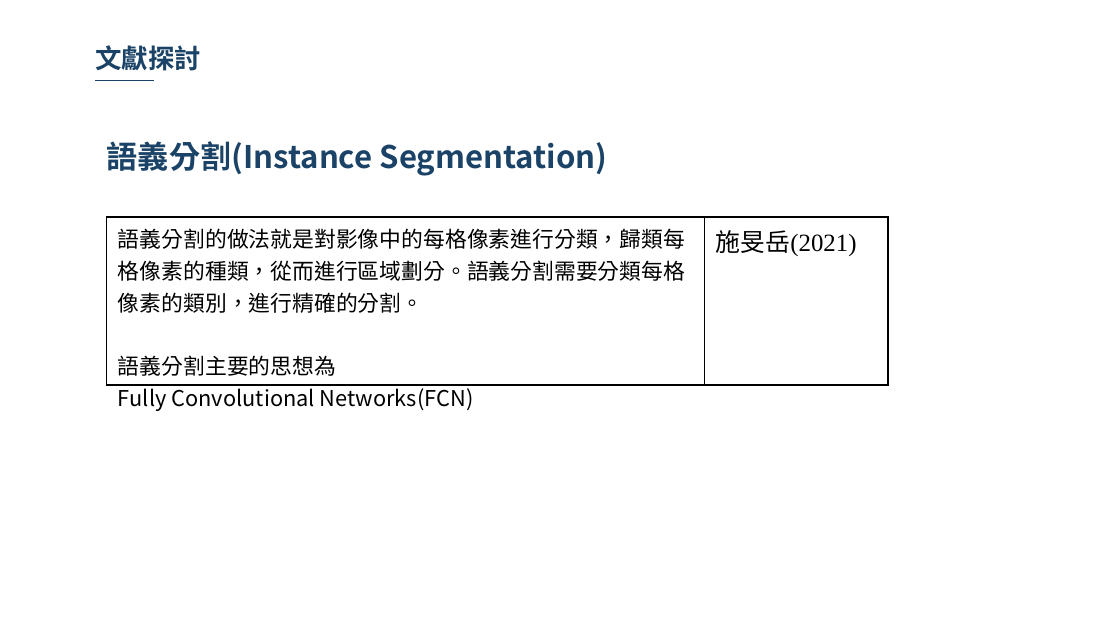
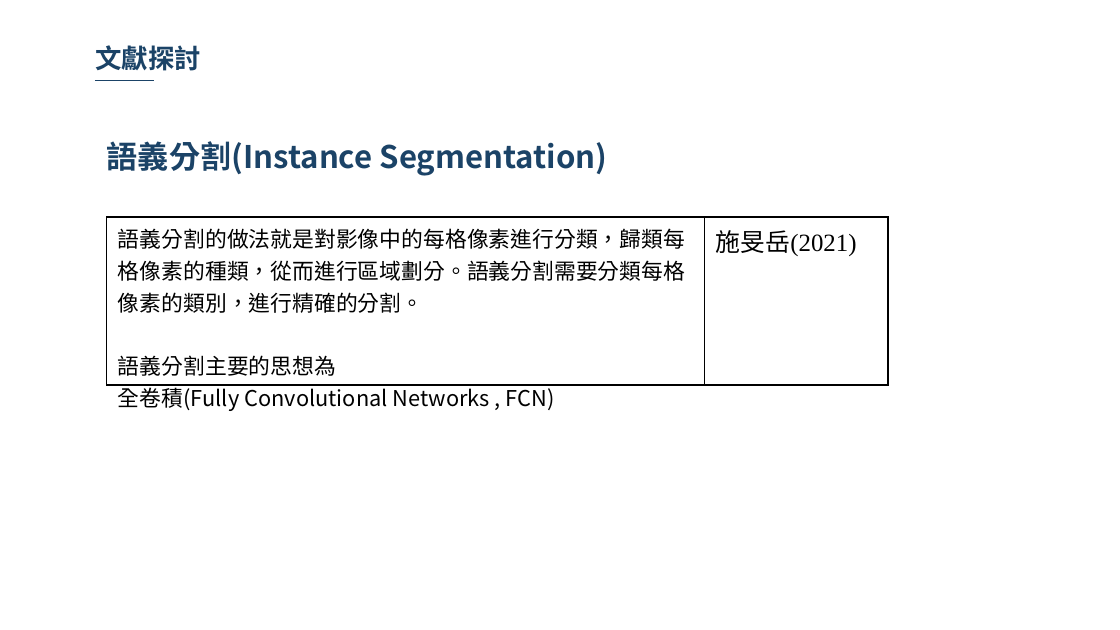
Before and after one commit to 10994015/paper, a slide deck: slide 13 of 論文/論文寫作期末報告.pptx. Drawn at 1120x630 pixels with LibreOffice and Linux fonts; fonts in the diff are those of the drawing; background and template pictures are left out. Boxes give left, top, right and bottom in pixels: in the first picture for what was removed or moved away, otherwise in the second. Text is boxed around its words. In the diff, an @@ line names an element or a change of style, - is before the commit and + after.

Commit message:
1227

```diff
--- a/論文/論文寫作期末報告.pptx
+++ b/論文/論文寫作期末報告.pptx
@@ table at (106,217,888,415) @@
-row 1, column 1: 語義分割的做法就是對影像中的每格像素進行分類，歸類每格像素的種類，從而進行區域劃分。語義分割需要分類每格像素的類別，進行精確的分割。 / 語義分割主要的思想為 / Fully Convolutional Networks(FCN)
+row 1, column 1: 語義分割的做法就是對影像中的每格像素進行分類，歸類每格像素的種類，從而進行區域劃分。語義分割需要分類每格像素的類別，進行精確的分割。 / 語義分割主要的思想為 / 全卷積(Fully Convolutional Networks , FCN)
```
